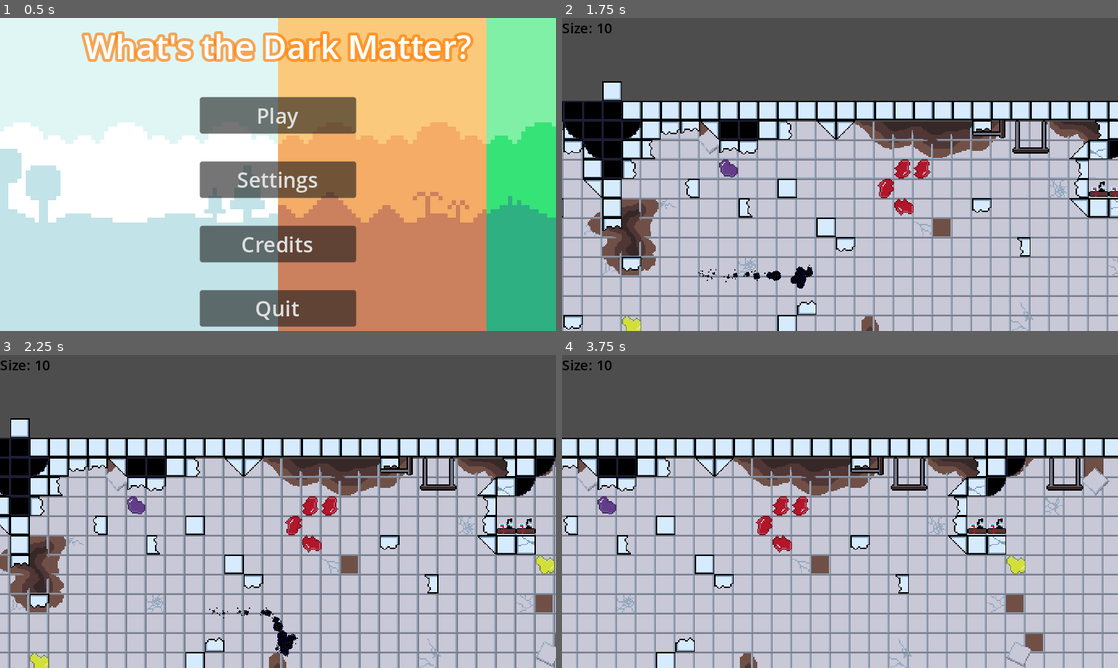
Above: before the commit, frames 1-4 (two rows, left to right).
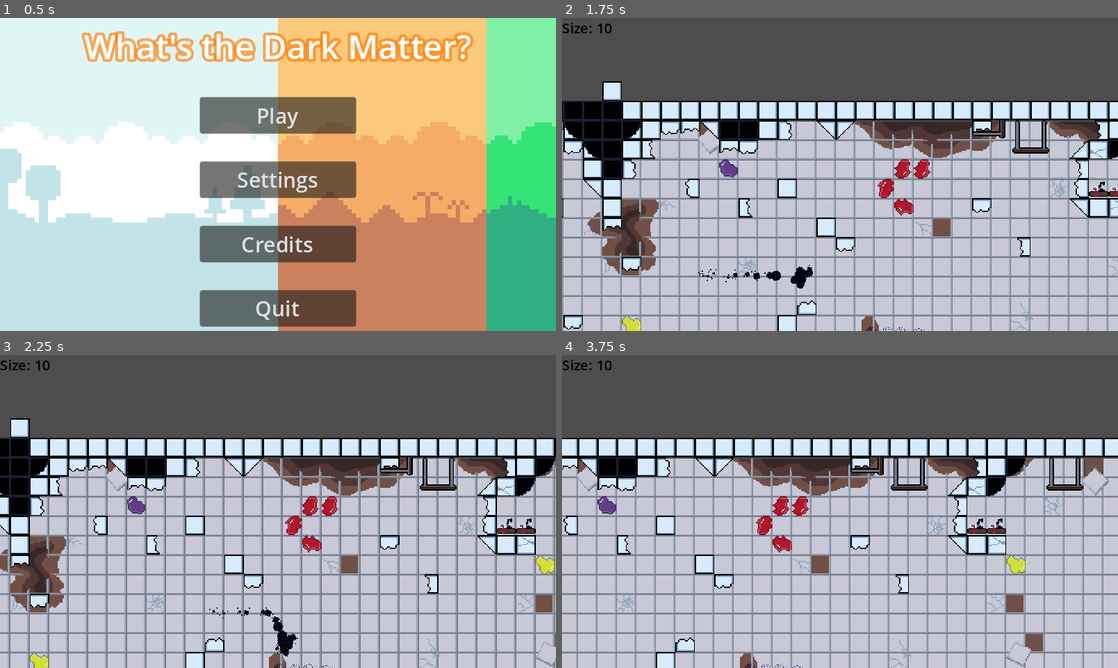
Above: after the commit, the same moments.

Repository: BenBenBenB/godot-testing-2d
Game: Godot game, scene res://scene/main.tscn
Same seed, same stepped clock (60 frames per second), same inputs: the game is played once before the commit and once after it.
Inputs:
- Up to frame 1 (0.5 s): no input
- Up to frame 2 (1.75 s): click "Play" at 0.5 s; hold D (move_right) from 1.28 s (still down); hold Space (grow) from 1.28 s (still down); tap Shift (shrink) at 1.55 s
- Up to frame 3 (2.25 s): release D (move_right) at 2.03 s; release Space (grow) at 2.03 s; hold S (move_down) from 2.03 s (still down); tap Shift (shrink) at 2.1 s
- Up to frame 4 (3.75 s): tap Space (grow) at 2.3 s; release S (move_down) at 2.78 s; hold D (move_right) 2.78-3.53 s; hold Space (grow) 2.78-3.53 s; tap Shift (shrink) at 3.05, 3.6 s; hold W (move_up) from 3.53 s (still down)

Frame 1 is identical in both runs. In frame 2, less than 0.1% of the frame differs, in the area x 54-66%, y 98-100%; in frame 3, less than 0.1%, in the area x 49-60%, y 98-100%; in frame 4, less than 0.1%.

Commit message:
add linear projectile enemies

Diff:
--- /dev/null
+++ b/scene/entity/enemy/turret_straight_line.gd
@@ -0,0 +1,23 @@
+extends Node2D
+
+@export var projectile: PackedScene
+@export var shot_speed: float = 10.0
+@export var shots_per_second: float = 4.0
+@export var rotation_rate: float = 45.0 * PI / 180.0
+
+@onready var bullet_spawn_point = $ProjectileSpawn
+@onready var shot_timer = $ShotTimer
+
+func _ready():
+	var shot_period: float = 1 / shots_per_second
+	shot_timer.set_wait_time(shot_period)
+	shot_timer.start()
+
+func _on_shot_timer_timeout():
+	shoot()
+	pass
+
+func shoot():
+	var bullet: Projectile = projectile.instantiate()
+	owner.add_child(bullet)
+	bullet.transform = bullet_spawn_point.global_transform
--- /dev/null
+++ b/scene/entity/enemy/turret_straight_line.tscn
@@ -0,0 +1,22 @@
+[gd_scene load_steps=4 format=3 uid="uid://wpfgcm4ujef5"]
+
+[ext_resource type="Script" path="res://scene/entity/enemy/turret_straight_line.gd" id="1_juwup"]
+[ext_resource type="PackedScene" uid="uid://bw0gf7wfntyqd" path="res://scene/entity/projectile/bullet.tscn" id="2_k1nae"]
+[ext_resource type="Texture2D" uid="uid://y4myk5qmqpnq" path="res://assets/temp/player_special_1.png" id="3_33ov6"]
+
+[node name="TurretStraightLine" type="Node2D"]
+script = ExtResource("1_juwup")
+projectile = ExtResource("2_k1nae")
+
+[node name="Sprite2D" type="Sprite2D" parent="."]
+scale = Vector2(0.2, 0.2)
+texture = ExtResource("3_33ov6")
+
+[node name="ProjectileSpawn" type="Marker2D" parent="."]
+position = Vector2(7, 0)
+
+[node name="ShotTimer" type="Timer" parent="."]
+wait_time = 4096.0
+autostart = true
+
+[connection signal="timeout" from="ShotTimer" to="." method="_on_shot_timer_timeout"]
--- a/scene/entity/player_top_down.tscn
+++ /dev/null
@@ -1,113 +0,0 @@
-[gd_scene load_steps=15 format=3 uid="uid://0f4itcoh0tyx"]
-
-[ext_resource type="Script" path="res://scene/entity/player_top_down.gd" id="1_34okj"]
-[ext_resource type="Texture2D" uid="uid://dueoobtmouswf" path="res://assets/sprite/antimatter_particles.png" id="2_4uudj"]
-[ext_resource type="Texture2D" uid="uid://boiaxfps3e5mn" path="res://assets/temp/player_idle_1.png" id="2_onq73"]
-[ext_resource type="Script" path="res://script/state/player/player_idle.gd" id="2_xjbyc"]
-[ext_resource type="Texture2D" uid="uid://cuv0jer6gggjs" path="res://assets/temp/player_idle_2.png" id="3_i514j"]
-[ext_resource type="Script" path="res://script/state/player/player_walk.gd" id="4_76poy"]
-[ext_resource type="Texture2D" uid="uid://bxylosxc2b4xd" path="res://assets/temp/player_jump_1.png" id="4_j1n8h"]
-[ext_resource type="Texture2D" uid="uid://cggbh0qojkxpb" path="res://assets/temp/player_dash_1.png" id="5_0e855"]
-[ext_resource type="Texture2D" uid="uid://d1vlwbljpa22b" path="res://assets/temp/player_dash_2.png" id="6_v72dd"]
-[ext_resource type="Script" path="res://script/classes/state_machine.gd" id="8_t3sva"]
-
-[sub_resource type="CanvasItemMaterial" id="CanvasItemMaterial_8codi"]
-particles_animation = true
-particles_anim_h_frames = 5
-particles_anim_v_frames = 1
-particles_anim_loop = false
-
-[sub_resource type="ParticleProcessMaterial" id="ParticleProcessMaterial_qu540"]
-lifetime_randomness = 1.0
-particle_flag_disable_z = true
-emission_shape = 1
-emission_sphere_radius = 10.0
-angle_min = -180.0
-angle_max = 180.0
-spread = 180.0
-initial_velocity_min = 5.0
-initial_velocity_max = 10.0
-angular_velocity_min = -100.0
-angular_velocity_max = 100.0
-gravity = Vector3(0, 0, 0)
-tangential_accel_min = -5.0
-tangential_accel_max = 5.0
-damping_min = 2.0
-damping_max = 5.0
-anim_speed_min = 1.0
-anim_speed_max = 1.0
-
-[sub_resource type="CircleShape2D" id="CircleShape2D_xi52x"]
-radius = 18.0278
-
-[sub_resource type="SpriteFrames" id="SpriteFrames_gok6b"]
-animations = [{
-"frames": [{
-"duration": 1.0,
-"texture": ExtResource("2_onq73")
-}, {
-"duration": 1.0,
-"texture": ExtResource("3_i514j")
-}],
-"loop": true,
-"name": &"idle",
-"speed": 5.0
-}, {
-"frames": [{
-"duration": 1.0,
-"texture": ExtResource("4_j1n8h")
-}],
-"loop": true,
-"name": &"jump",
-"speed": 5.0
-}, {
-"frames": [{
-"duration": 1.0,
-"texture": ExtResource("5_0e855")
-}, {
-"duration": 1.0,
-"texture": ExtResource("6_v72dd")
-}],
-"loop": true,
-"name": &"walk",
-"speed": 5.0
-}]
-
-[node name="PlayerTopDown" type="CharacterBody2D" groups=["Player"]]
-script = ExtResource("1_34okj")
-
-[node name="GPUParticles2D" type="GPUParticles2D" parent="."]
-show_behind_parent = true
-material = SubResource("CanvasItemMaterial_8codi")
-scale = Vector2(3, 3)
-amount = 100
-process_material = SubResource("ParticleProcessMaterial_qu540")
-texture = ExtResource("2_4uudj")
-lifetime = 4.0
-explosiveness = 0.05
-randomness = 0.2
-visibility_rect = Rect2(-39.971, -70.495, 123.329, 142.359)
-local_coords = true
-
-[node name="CollisionShape2D" type="CollisionShape2D" parent="."]
-shape = SubResource("CircleShape2D_xi52x")
-
-[node name="Camera2D" type="Camera2D" parent="."]
-drag_top_margin = 0.4
-drag_bottom_margin = 0.4
-
-[node name="AnimatedSprite2D" type="AnimatedSprite2D" parent="."]
-sprite_frames = SubResource("SpriteFrames_gok6b")
-animation = &"jump"
-
-[node name="StateMachine" type="Node" parent="." node_paths=PackedStringArray("current_state")]
-script = ExtResource("8_t3sva")
-current_state = NodePath("Idle")
-
-[node name="Idle" type="Node" parent="StateMachine" node_paths=PackedStringArray("walk_state")]
-script = ExtResource("2_xjbyc")
-walk_state = NodePath("../Walk")
-
-[node name="Walk" type="Node" parent="StateMachine" node_paths=PackedStringArray("idle_state")]
-script = ExtResource("4_76poy")
-idle_state = NodePath("../Idle")
--- /dev/null
+++ b/scene/entity/projectile/bullet.gd
@@ -0,0 +1,9 @@
+extends Projectile
+
+
+func _process(_delta):
+	pass
+
+func _on_body_entered(body):
+	if body.is_in_group("Player"):
+		body.consume_mass(-5)
--- /dev/null
+++ b/scene/entity/projectile/bullet.tscn
@@ -0,0 +1,26 @@
+[gd_scene load_steps=4 format=3 uid="uid://bw0gf7wfntyqd"]
+
+[ext_resource type="Texture2D" uid="uid://bi3rxtrks1vp7" path="res://assets/sprite/bad_sprites.png" id="1_0eb1s"]
+[ext_resource type="Script" path="res://scene/entity/projectile/bullet.gd" id="1_wl6vn"]
+
+[sub_resource type="RectangleShape2D" id="RectangleShape2D_nyumf"]
+size = Vector2(14, 4)
+
+[node name="Bullet" type="Area2D"]
+position = Vector2(0, -7.10543e-15)
+rotation = -3.14159
+scale = Vector2(0.3, 0.3)
+script = ExtResource("1_wl6vn")
+speed = 10.0
+
+[node name="Sprite2D" type="Sprite2D" parent="."]
+position = Vector2(0, 1)
+texture = ExtResource("1_0eb1s")
+region_enabled = true
+region_rect = Rect2(0, 0, 16, 16)
+
+[node name="CollisionShape2D" type="CollisionShape2D" parent="."]
+position = Vector2(1, 2)
+shape = SubResource("RectangleShape2D_nyumf")
+
+[connection signal="body_entered" from="." to="." method="_on_body_entered"]
--- /dev/null
+++ b/scene/entity/projectile/projectile.gd
@@ -0,0 +1,7 @@
+extends Area2D
+class_name Projectile
+
+@export var speed: float = 25.0
+
+func _physics_process(_delta):
+	position += transform.x * speed
--- /dev/null
+++ b/scene/level/level_01.gd
@@ -0,0 +1,4 @@
+extends Level
+
+func _ready() -> void:
+	super()
--- a/scene/level/level_01.tscn
+++ b/scene/level/level_01.tscn
@@ -1,6 +1,7 @@
-[gd_scene load_steps=13 format=3 uid="uid://cacts1q0ijm6v"]
-
-[ext_resource type="Script" path="res://script/classes/level.gd" id="1_8dvbu"]
+[gd_scene load_steps=15 format=3 uid="uid://cacts1q0ijm6v"]
+
+[ext_resource type="Script" path="res://scene/level/level_01.gd" id="1_mwkm8"]
+[ext_resource type="AudioStream" uid="uid://bdnu83v2gnsgq" path="res://assets/music/02 - blob music.mp3" id="2_e4ubd"]
 [ext_resource type="Script" path="res://scene/level/ScrollingCamera.gd" id="2_hwkp7"]
 [ext_resource type="Texture2D" uid="uid://c1in4eh161pu5" path="res://assets/tileset/background_sprite_sheet.png" id="2_sb0f7"]
 [ext_resource type="Texture2D" uid="uid://b1bbx5kt7pg2p" path="res://assets/tileset/level_design.png" id="2_xbfkq"]
@@ -9,6 +10,7 @@
 [ext_resource type="PackedScene" path="res://scene/entity/trigger_box.tscn" id="6_ietob"]
 [ext_resource type="Script" path="res://script/entities/end_trigger.gd" id="7_fcsdi"]
 [ext_resource type="Script" path="res://script/entities/mushroom_trigger.gd" id="8_ctgmh"]
+[ext_resource type="PackedScene" uid="uid://wpfgcm4ujef5" path="res://scene/entity/enemy/turret_straight_line.tscn" id="10_iqs3h"]
 
 [sub_resource type="TileSetAtlasSource" id="TileSetAtlasSource_rdtw8"]
 texture = ExtResource("2_sb0f7")
@@ -109,8 +111,10 @@
 font_color = Color(0, 0, 0, 1)
 
 [node name="Level" type="Node2D"]
-script = ExtResource("1_8dvbu")
-level_id = 1
+script = ExtResource("1_mwkm8")
+
+[node name="BackgroundMusic" type="AudioStreamPlayer" parent="."]
+stream = ExtResource("2_e4ubd")
 
 [node name="looping BG" type="Sprite2D" parent="."]
 modulate = Color(0.784314, 0.784314, 0.843137, 1)
@@ -188,3 +192,19 @@
 
 [node name="marker" type="Node2D" parent="."]
 position = Vector2(2939, 448)
+
+[node name="TurretStraightLine" parent="." instance=ExtResource("10_iqs3h")]
+position = Vector2(247, 179)
+rotation = -0.883866
+
+[node name="TurretStraightLine2" parent="." instance=ExtResource("10_iqs3h")]
+position = Vector2(233, 178)
+rotation = -0.883866
+
+[node name="TurretStraightLine3" parent="." instance=ExtResource("10_iqs3h")]
+position = Vector2(222, 178)
+rotation = -0.883866
+
+[node name="TurretStraightLine4" parent="." instance=ExtResource("10_iqs3h")]
+position = Vector2(209, 178)
+rotation = -0.883866
--- a/scene/level/level_02.tscn
+++ b/scene/level/level_02.tscn
@@ -1,7 +1,6 @@
-[gd_scene load_steps=6 format=3 uid="uid://c54m08gugew1i"]
+[gd_scene load_steps=5 format=3 uid="uid://c54m08gugew1i"]
 
 [ext_resource type="Script" path="res://script/classes/level.gd" id="1_t2a0g"]
-[ext_resource type="PackedScene" uid="uid://0f4itcoh0tyx" path="res://scene/entity/player_top_down.tscn" id="2_gl44q"]
 [ext_resource type="PackedScene" uid="uid://dev35xoudhei" path="res://scene/entity/test_player.tscn" id="3_awf55"]
 [ext_resource type="PackedScene" uid="uid://btofm7mdpmx3r" path="res://scene/entity/generic_food.tscn" id="3_l51dj"]
 [ext_resource type="AudioStream" uid="uid://bs04j6l1u118i" path="res://assets/music/03 - boss music question mark.mp3" id="5_4qfxa"]
@@ -9,9 +8,6 @@
 [node name="Level2" type="Node"]
 script = ExtResource("1_t2a0g")
 level_id = 2
-
-[node name="PlayerTopDown" parent="." instance=ExtResource("2_gl44q")]
-position = Vector2(150, 41)
 
 [node name="antimatter" parent="." instance=ExtResource("3_awf55")]
 
--- a/scene/ui/main_menu.tscn
+++ b/scene/ui/main_menu.tscn
@@ -19,6 +19,10 @@
 grow_horizontal = 2
 grow_vertical = 2
 script = ExtResource("1_i3etc")
+
+[node name="TitleMusic" type="AudioStreamPlayer" parent="."]
+stream = ExtResource("4_ov3on")
+autoplay = true
 
 [node name="Background" type="TextureRect" parent="."]
 layout_mode = 1
@@ -95,10 +99,6 @@
 theme_override_font_sizes/font_size = 24
 text = "Quit"
 
-[node name="TitleMusic" type="AudioStreamPlayer" parent="."]
-stream = ExtResource("4_ov3on")
-autoplay = true
-
 [connection signal="pressed" from="MarginContainer/VBoxContainer/PlayButton" to="." method="_on_play_button_pressed"]
 [connection signal="pressed" from="MarginContainer/VBoxContainer/SettingsButton" to="." method="_on_settings_button_pressed"]
 [connection signal="pressed" from="MarginContainer/VBoxContainer/Credits" to="." method="_on_play_button_2_pressed"]
--- a/script/classes/level.gd
+++ b/script/classes/level.gd
@@ -2,7 +2,7 @@
 extends Node
 
 @export var level_id: int
-@onready var audio_stream_player = $AudioStreamPlayer
+@onready var audio_stream_player = $BackgroundMusic
 @export var scroll_speed: int = 50
 
 var level_data: LevelData
--- a/script/entities/player_top_down.gd
+++ /dev/null
@@ -1,23 +0,0 @@
-extends CharacterBody2D
-
-var gravity = 0
-
-@export var mass: float = 1000.0
-@export var normal_mass: float = 1000.0 # mass value where scale == 1
-@onready var animated_sprite_2d = $AnimatedSprite2D
-
-func _process(_delta):
-	animated_sprite_2d.flip_h = velocity.x < 0
-	animated_sprite_2d.play()
-	if Input.is_action_pressed("grow"):
-		mass += 10
-	elif Input.is_action_pressed("shrink"):
-		mass -= 10
-	var scale_factor = mass / normal_mass
-	scale = Vector2(scale_factor, scale_factor)
-
-func _physics_process(_delta):
-	move_and_slide()
-
-func consume_mass(item_value: int):
-	mass += item_value
